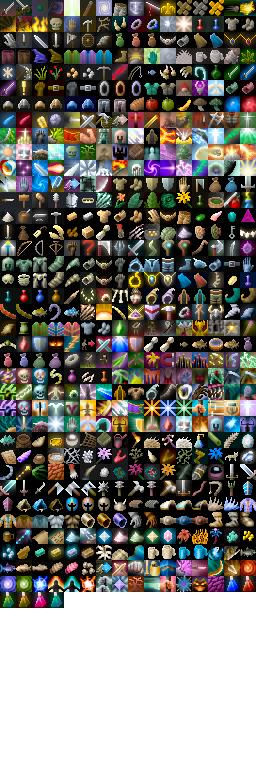
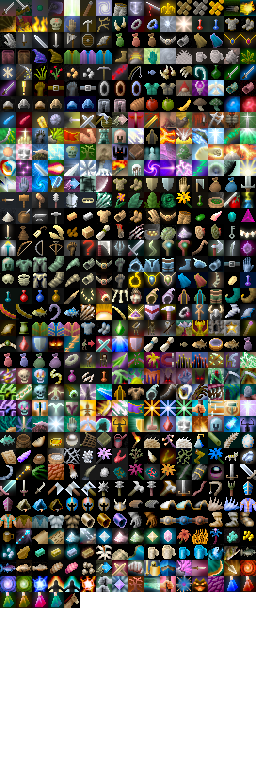
Layered file, before and after one edit (256px x 768px). Changes by layer:
painted on "Background" over (64, 592, 79, 608)
painted on "shade" over (64, 592, 80, 608)
